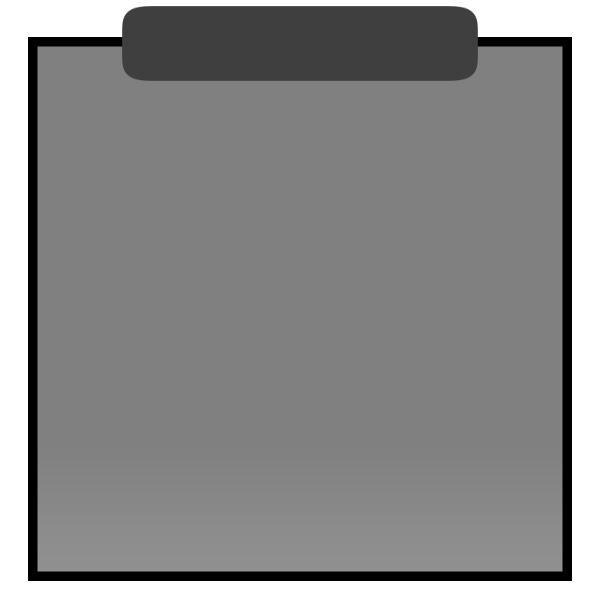
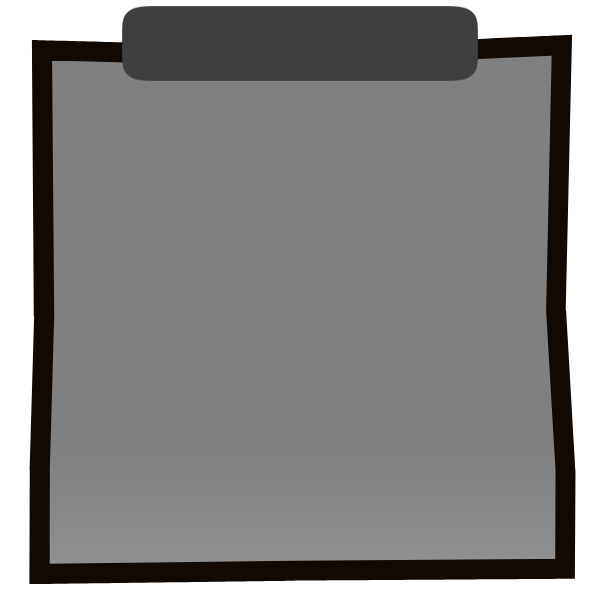
Layered file, before and after one edit (w=600, h=600). Changes by layer:
hid "Background", painted on it over [28, 34, 576, 584]
